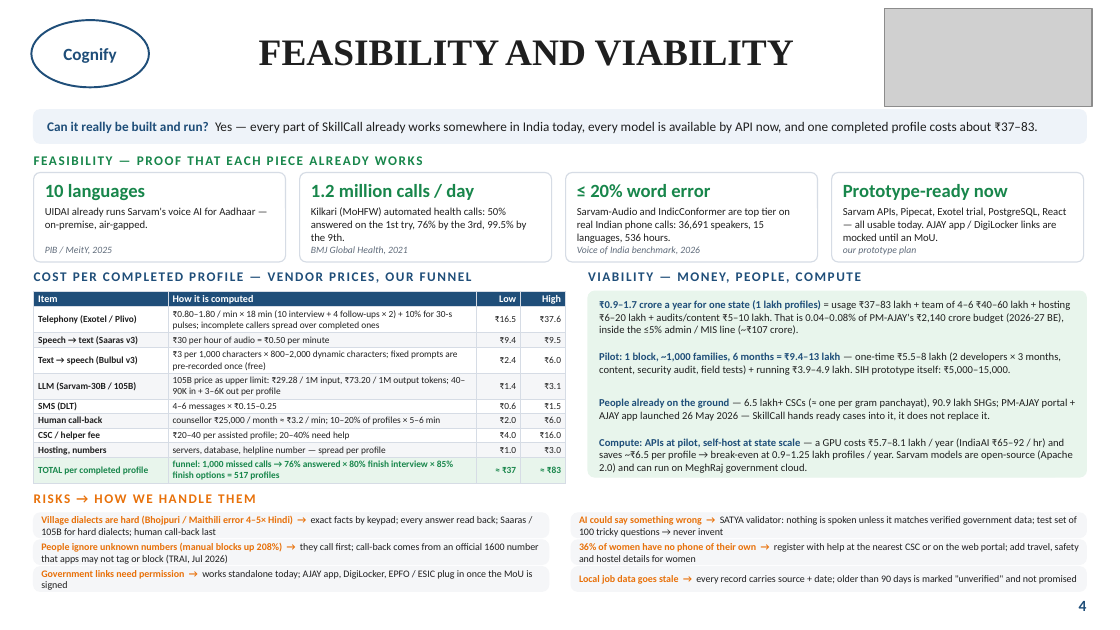
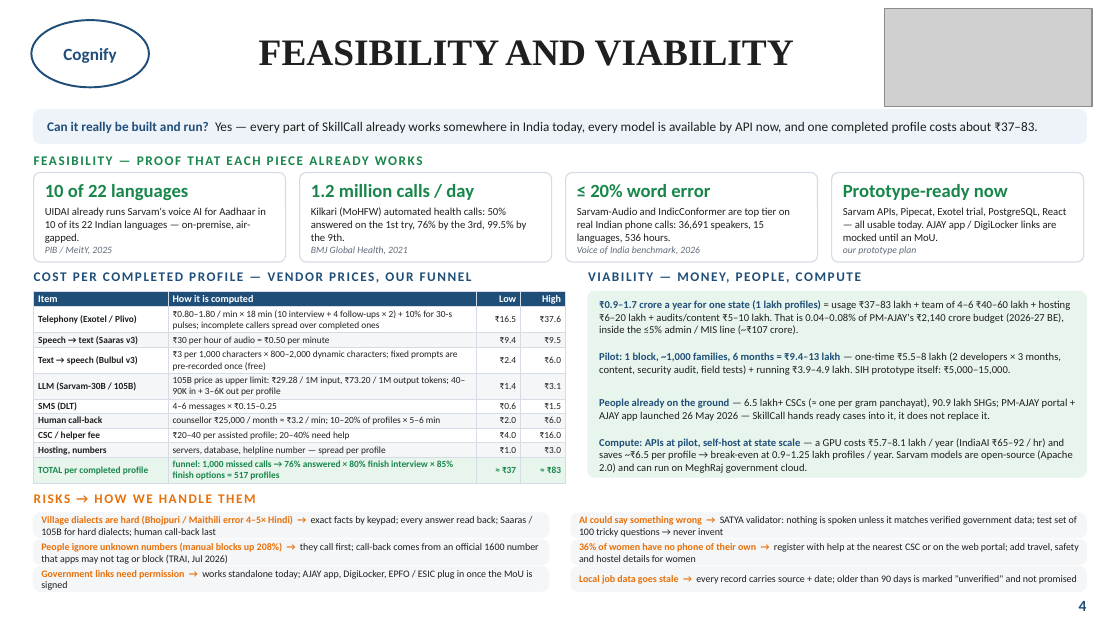
Before and after one commit to sakshamagrawalcode-cpu/indian-flag, a slide deck: slide 4 of sih-26097/SkillCall_SIH26097_Cognify.pptx. Drawn at 1120x630 pixels with LibreOffice and Linux fonts; fonts in the diff are those of the drawing; grey boxes stand for pictures. Boxes give left, top, right and bottom in pixels: in the first picture for what was removed or moved away, otherwise in the second. Text is boxed around its words. In the diff, an @@ line names an element or a change of style, - is before the commit and + after.

```diff
--- a/sih-26097/SkillCall_SIH26097_Cognify.pptx
+++ b/sih-26097/SkillCall_SIH26097_Cognify.pptx
@@ text at (x1=45, y1=207, x2=266, y2=243): text changed @@
-UIDAI already runs Sarvam's voice AI for Aadhaar — on-premise, air-gapped.
+UIDAI already runs Sarvam's voice AI for Aadhaar in 10 of its 22 Indian languages — on-premise, air-gapped.
@@ text at (x1=45, y1=184, x2=188, y2=200): text changed @@
-10 languages
+10 of 22 languages
```
Also in this commit, not shown: 1 other file.
